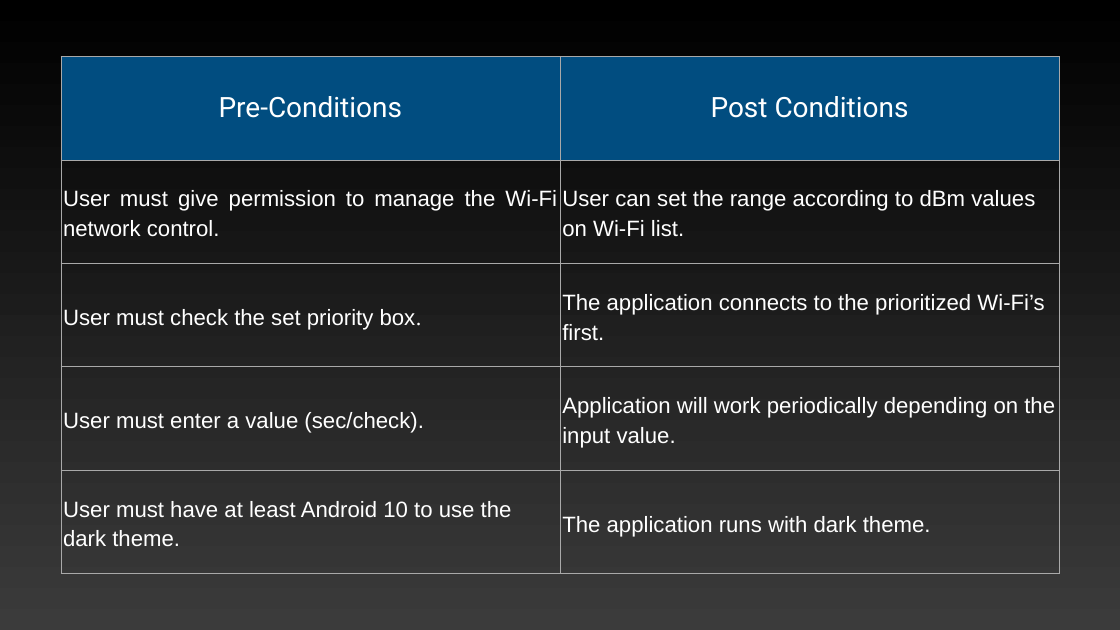
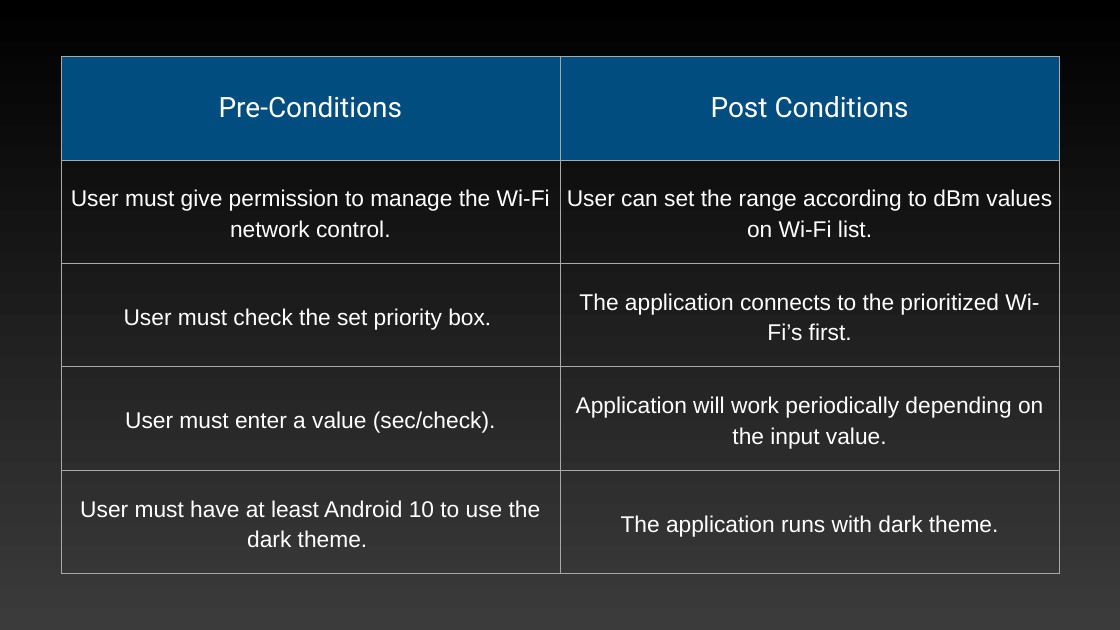
Before and after one commit to Anunlu/Project-Orion, a slide deck: slide 8 of 7- Midterm Presentation/7- Midterm Presentation.pptx. Drawn at 1120x630 pixels with LibreOffice and Linux fonts; fonts in the diff are those of the drawing. Boxes give left, top, right and bottom in pixels: in the first picture for what was removed or moved away, otherwise in the second. Text is boxed around its words. In the diff, an @@ line names an element or a change of style, - is before the commit and + after.

```diff
--- a/7- Midterm Presentation/7- Midterm Presentation.pptx
+++ b/7- Midterm Presentation/7- Midterm Presentation.pptx
@@ table at [61,56,1060,574] @@
@@ size 38 to 39 pt @@
@@ alignment justified to centre @@
@@ alignment left to centre @@
```
Also in this commit, not shown: 3 other files.
